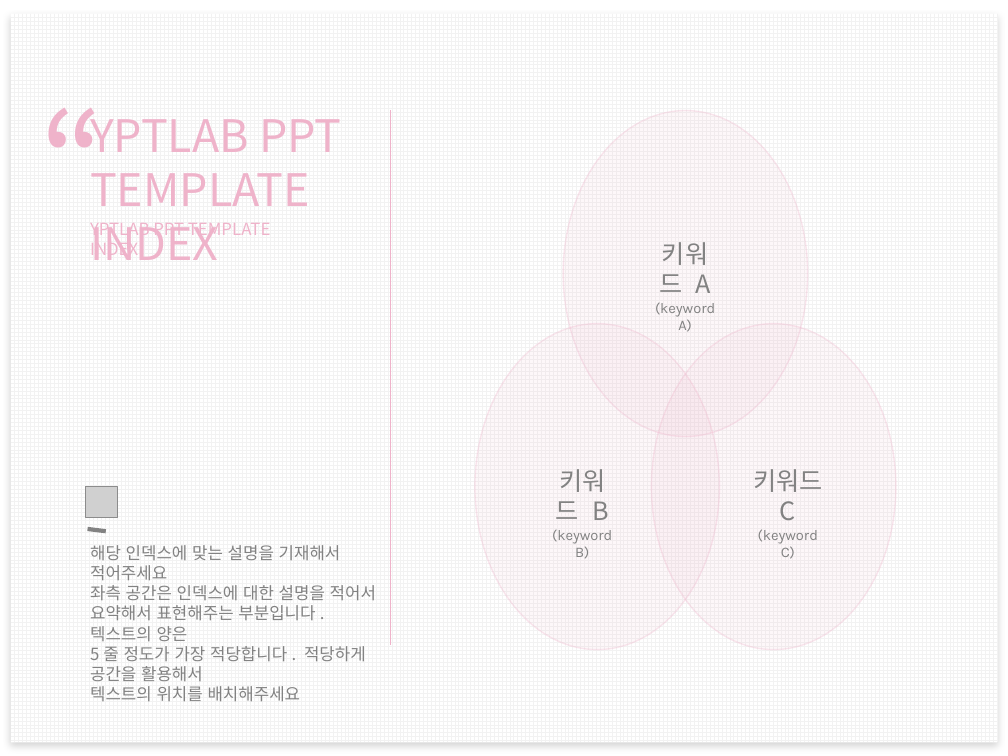
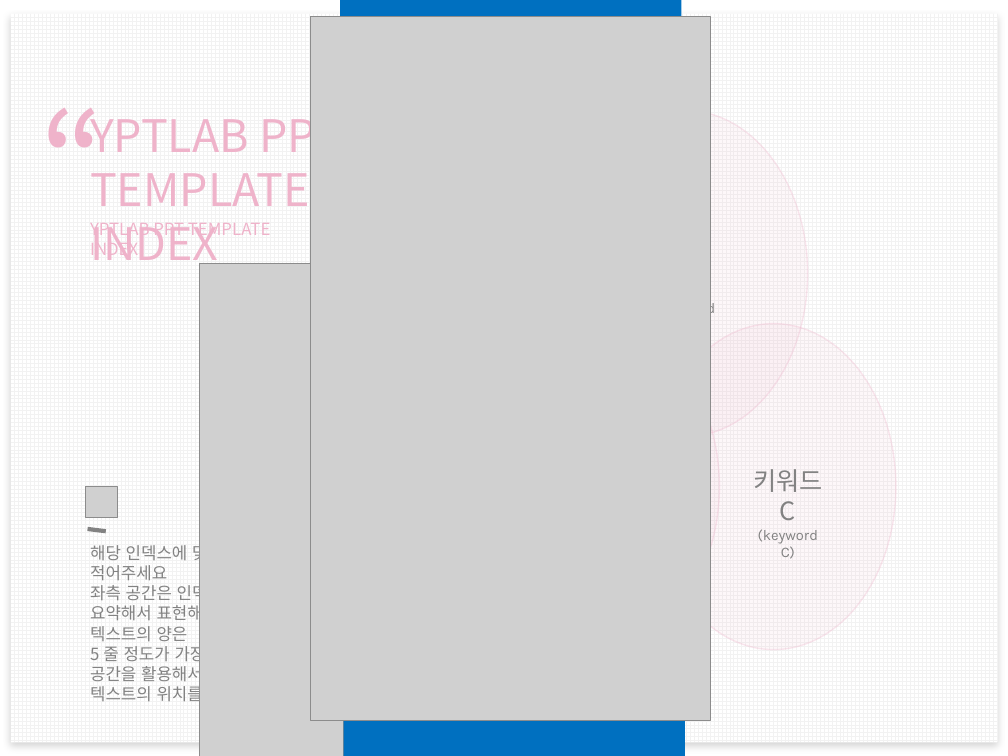
Before and after one commit to HSangMi/diet_manager_everybody, a slide deck: slide 25 of finalproject 발표자료-민경.pptx (slide 18 before the commit). Drawn at 1008x756 pixels with LibreOffice and Linux fonts; fonts in the diff are those of the drawing; grey boxes stand for pictures. Boxes give left, top, right and bottom in pixels: in the first picture for what was removed or moved away, otherwise in the second. Text is boxed around its words. In the diff, an @@ line names an element or a change of style, - is before the commit and + after.

```diff
--- a/finalproject 발표자료-민경.pptx
+++ b/finalproject 발표자료-민경.pptx
@@ group added at <box>310,0,711,756</box>: 2 pictures, 2 flow chart online storages @@
@@ line removed from (391, 110) to (391, 645) @@
@@ picture added at <box>200,263,524,756</box> @@
@@ text removed at <box>552,469,612,558</box> @@
-키워드 B
-(keyword B)
```
Also in this commit, not shown: 7 slides added.
